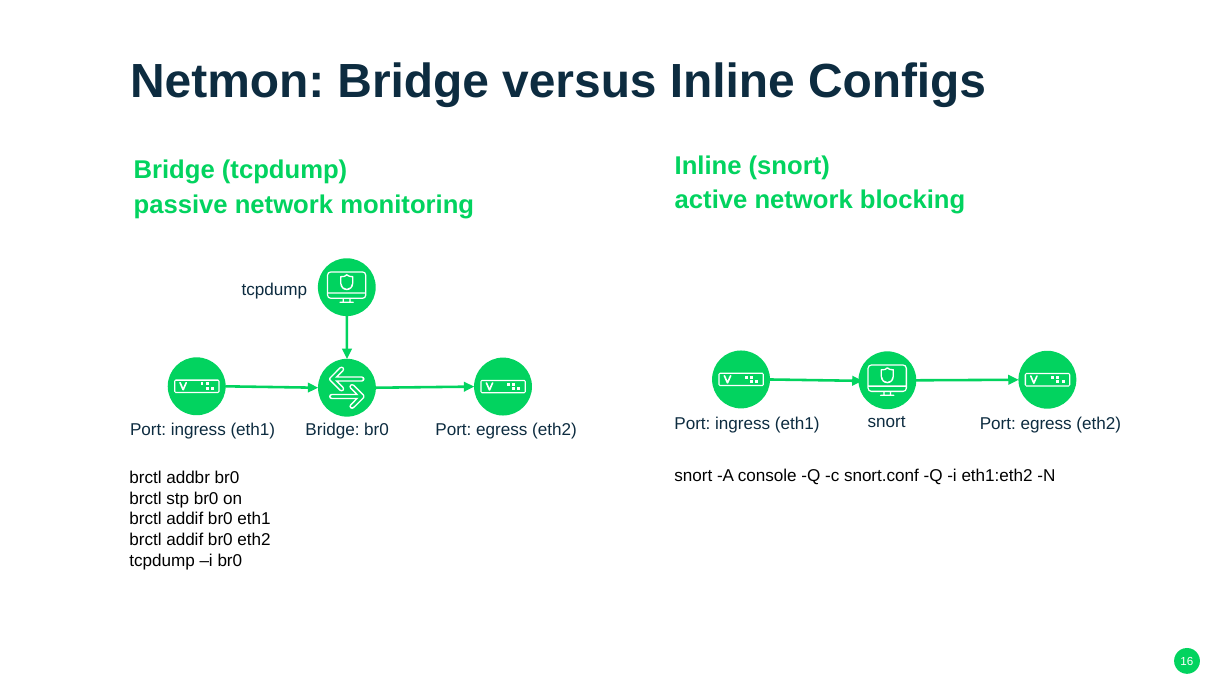
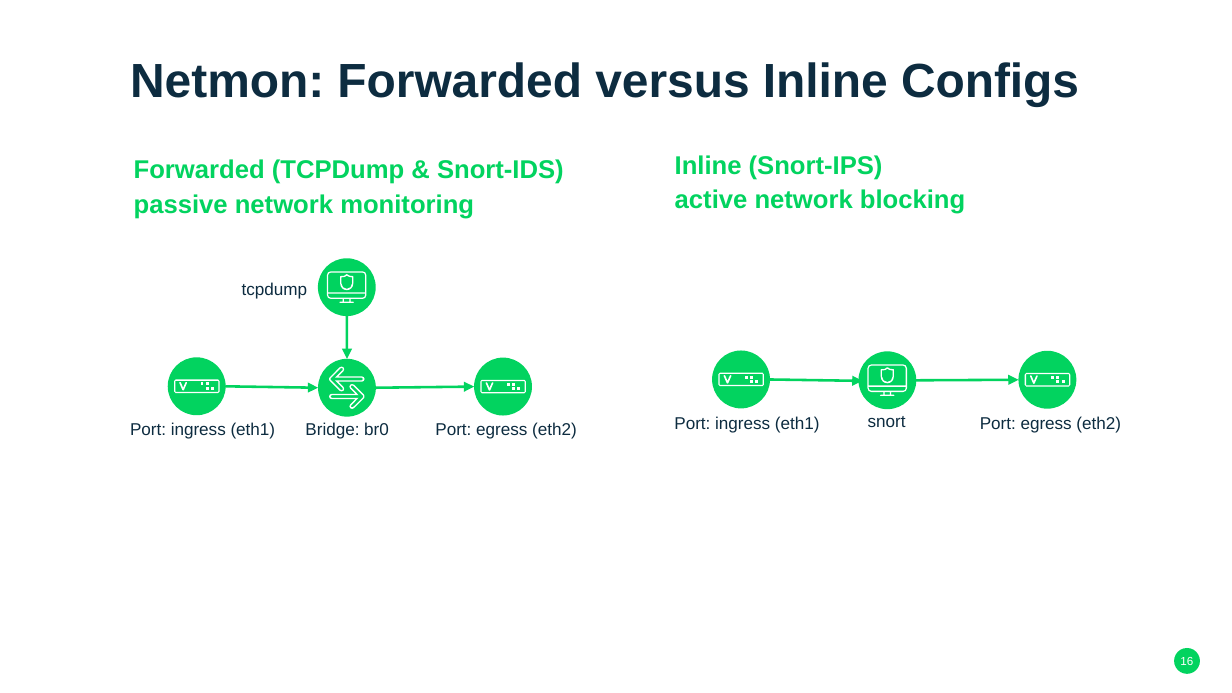
Before and after one commit to OpenStackSanDiego/SecurityServiceChains, a slide deck: slide 16 of Virtualized Security Functions - SUSE Format.pptx. Drawn at 1232x693 pixels with LibreOffice and Linux fonts; fonts in the diff are those of the drawing; background and template pictures are left out. Boxes give left, top, right and bottom in pixels: in the first picture for what was removed or moved away, otherwise in the second. Text is boxed around its words. In the diff, an @@ line names an element or a change of style, - is before the commit and + after.

```diff
--- a/Virtualized Security Functions - SUSE Format.pptx
+++ b/Virtualized Security Functions - SUSE Format.pptx
@@ title at box(130, 62, 1079, 106): text changed @@
-Netmon: Bridge versus Inline Configs
+Netmon: Forwarded versus Inline Configs
@@ text at box(134, 159, 564, 184): text changed @@
-Bridge (tcpdump)
+Forwarded (TCPDump & Snort-IDS)
@@ text at box(675, 155, 883, 180): text changed @@
-Inline (snort)
+Inline (Snort-IPS)
@@ text removed at box(129, 470, 270, 570) @@
-brctl addbr br0
-brctl stp br0 on
-brctl addif br0 eth1
-brctl addif br0 eth2
-tcpdump –i br0
@@ text removed at box(674, 468, 1055, 485) @@
-snort -A console -Q -c snort.conf -Q -i eth1:eth2 -N
```
Also in this commit, not shown: 3 other slides changed.
